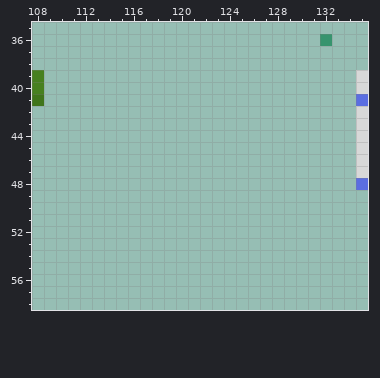
Two states of a pixel-art file, testWeaver.aseprite. The picture above is the old version.
300x200 pixels, 1 frame. Colours within 5 levels of each other are drawn and written as one. Shown: x 108..135, y 35..58.
Now the later version:
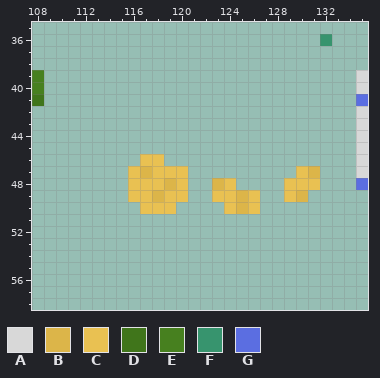
Palette (. is transparent): A #d8d8d8  B #dcb549  C #e9c152  D #40751b  E #47801f  F #37946e  G #5b6ee1
What changed:
--- layer "Layer 2"
@@ x 108..135 @@
 45 ...........................A
-46 ...........................A
-47 ...........................A
-48 ...........................G
-49 ............................
-50 ............................
+46 .........CC................A
+47 ........CBCCC.........CB...A
+48 ........CCCBC..BC....CCC...G
+49 ........CCBCC..CCBC..CB.....
+50 .........CCC....CBC.........
 51 ............................
